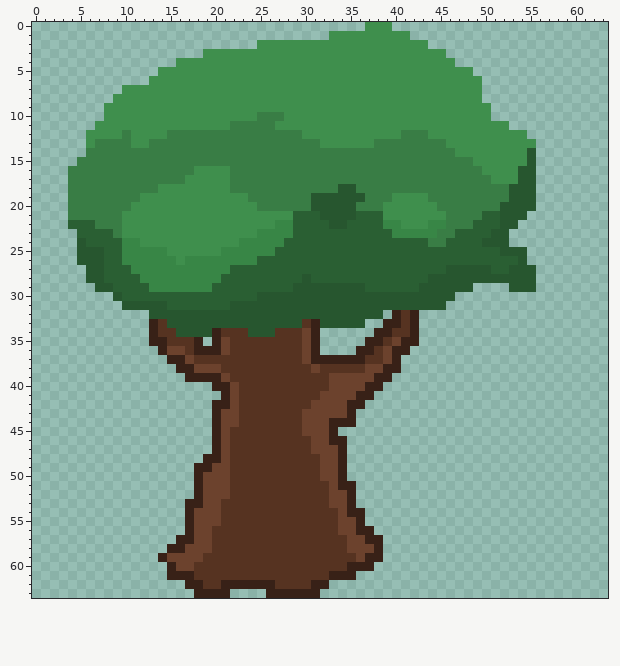
Two states of a pixel-art sprite, Assets/Sprites/Tree7.png. Above: the version before the commit.
The file is 64x64 pixels. Colours within 5 levels of each other are drawn and written as one.
The same view after the edit:
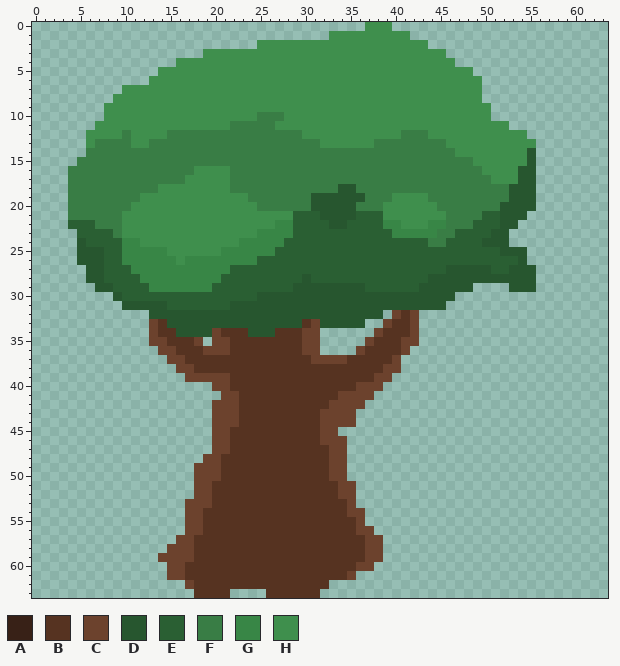
Palette (. is transparent): A #382117  B #563321  C #6c422d  D #27562f  E #2a5f33  F #397d45  G #388646  H #3f8f4d
The commit says: Removed Tree Outline
The exact change:
y 32: x 40 A -> C; x 42 A -> C
y 33: x 13 A -> C; x 31 A -> C; x 39..40 AA -> CB; x 42 A -> C
y 34: x 13 A -> C; x 20 A -> C; x 31 A -> C; x 38..39 AA -> CB; x 42 A -> C
y 35: x 13..14 AA -> CC; x 18 A -> C; x 20 A -> C; x 31 A -> C; x 37..38 AA -> CB; x 40..42 CAA -> BCC
y 36: x 14 A -> C; x 16 C -> B; x 18..20 AAA -> BCC; x 31 A -> C; x 36..37 AA -> CB; x 39..41 CAA -> BBC
y 37: x 15..17 AAC -> CCB; x 30..36 CAAAAAA -> BCCCCBB; x 39..40 CA -> BC
y 38: x 16..20 AACCC -> CCBBB; x 31 C -> B; x 37..40 CCAA -> BBCC
y 39: x 17..20 AAAA -> CCCC; x 33..39 CCCCCAA -> BBBBBCC
y 40: x 20..22 AAC -> CCB; x 33..35 CCC -> BBB; x 37..38 AA -> CC
y 41: x 21 A -> C; x 32..33 CC -> BB; x 36..37 AA -> CC
y 42: x 20..21 AA -> CC; x 31..32 CC -> BB; x 35..36 AA -> CC
y 43: x 20 A -> C; x 30..31 CC -> BB; x 35 A -> C
y 44: x 20 A -> C; x 30..31 CC -> BB; x 33..35 AAA -> CCC
y 45: x 20 A -> C; x 30..31 CC -> BB; x 33 A -> C
y 46: x 20 A -> C; x 31 C -> B; x 33..34 AA -> CC
y 47: x 20 A -> C; x 31..32 CC -> BB; x 34 A -> C
y 48: x 19..21 AAC -> CCB; x 32 C -> B; x 34 A -> C
y 49: x 18..19 AA -> CC; x 21 C -> B; x 32 C -> B; x 34 A -> C
y 50: x 18 A -> C; x 21 C -> B; x 32 C -> B; x 34 A -> C
y 51: x 18 A -> C; x 20..21 CC -> BB; x 33..35 CAA -> BCC
y 52: x 18 A -> C; x 20..21 CC -> BB; x 33 C -> B; x 35 A -> C
y 53: x 17..18 AA -> CC; x 20 C -> B; x 33..35 CCA -> BBC
y 54: x 17 A -> C; x 19..20 CC -> BB; x 34..36 CAA -> BCC
y 55: x 17 A -> C; x 19..20 CC -> BB; x 34..36 CCA -> BBC
y 56: x 17 A -> C; x 19 C -> B; x 34..37 CCAA -> BBCC
y 57: x 16..19 AACC -> CCBB; x 35..38 CCAA -> BBCC
y 58: x 15..16 AA -> CC; x 18..19 CC -> BB; x 35..36 CC -> BB; x 38 A -> C
y 59: x 14 A -> C; x 18 C -> B; x 36..38 CAA -> BCC
y 60: x 15 A -> C; x 17 C -> B; x 35..37 AAA -> BCC
y 61: x 15..17 AAA -> CCB; x 33..35 AAA -> BBC
y 62: x 17..18 AA -> CB; x 21..26 AAAAAA -> BBBBBB; x 31..32 AA -> BB
y 63: x 18..21 AAAA -> BBBB; x 26..31 AAAAAA -> BBBBBB
Where, in picture pixels (left, top, right, bottom), the same in both pictures:
changed: (149, 310, 419, 598)
